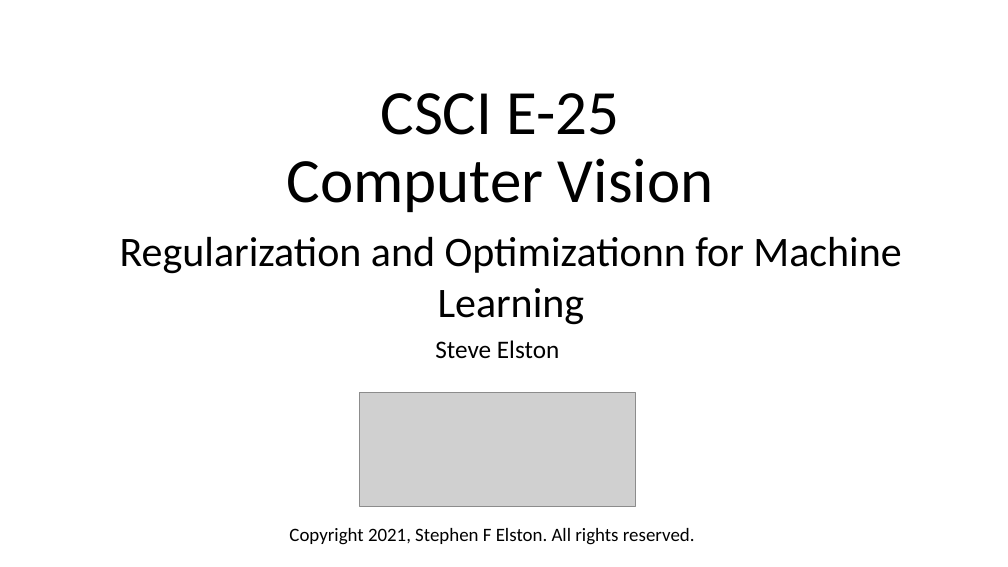
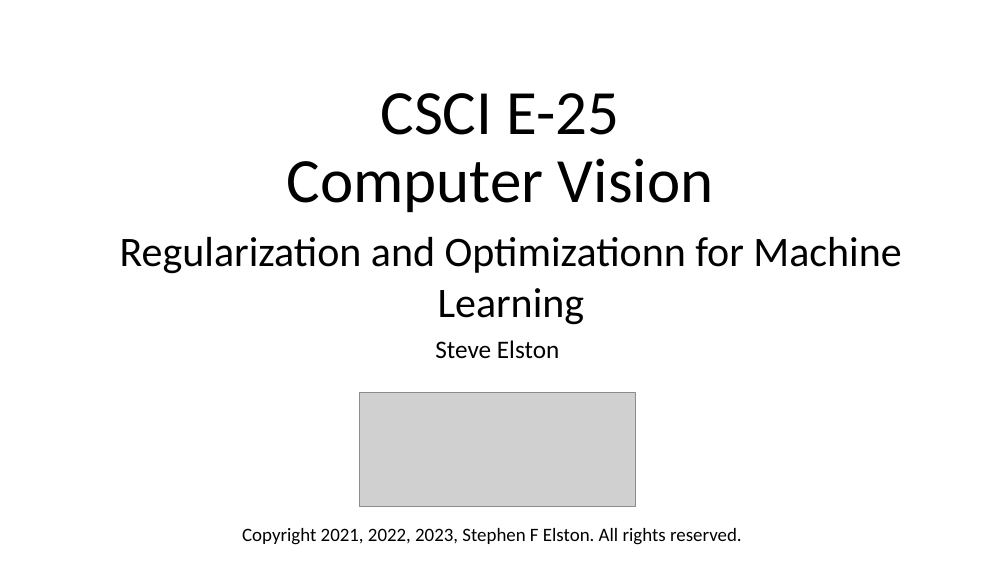
Before and after one commit to StephenElston/CSCI-E25, a slide deck: slide 1 of SuplementaryMaterial/RegularizatioinAndOptimization.pptx. Drawn at 1008x567 pixels with LibreOffice and Linux fonts; fonts in the diff are those of the drawing; grey boxes stand for pictures. Boxes give left, top, right and bottom in pixels: in the first picture for what was removed or moved away, otherwise in the second. Text is boxed around its words. In the diff, an @@ line names an element or a change of style, - is before the commit and + after.

Commit message:
minor edits to slides

```diff
--- a/SuplementaryMaterial/RegularizatioinAndOptimization.pptx
+++ b/SuplementaryMaterial/RegularizatioinAndOptimization.pptx
@@ text at [242, 528, 742, 545]: text changed @@
-Copyright 2021, Stephen F Elston. All rights reserved.
+Copyright 2021, 2022, 2023, Stephen F Elston. All rights reserved.
```
